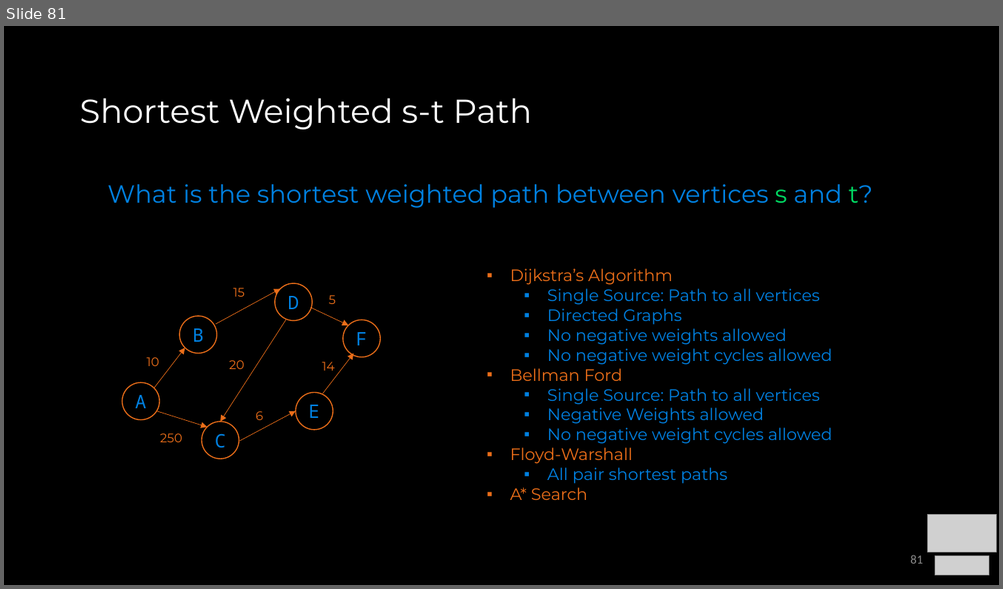
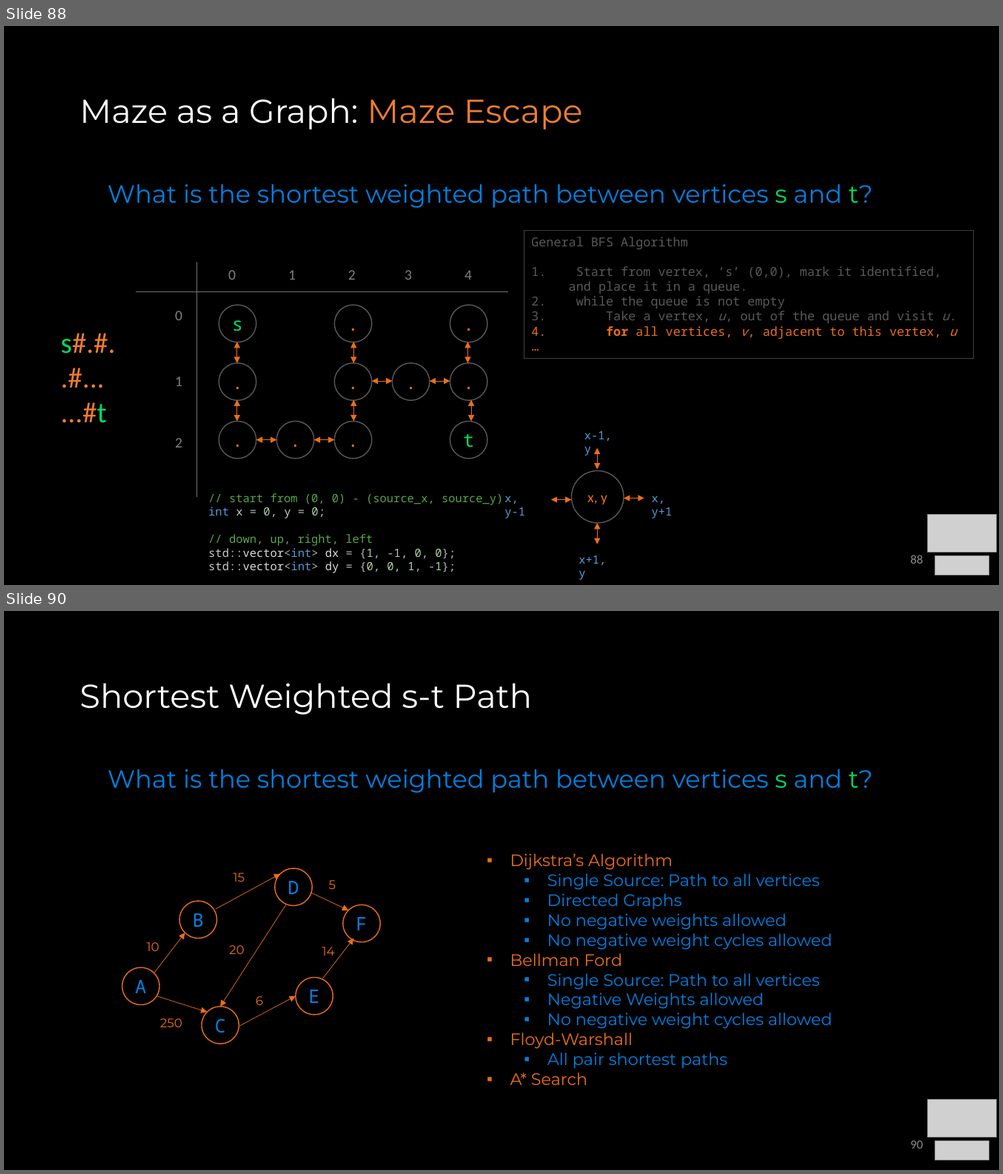
Before and after one commit to COP3530/Instructional-Content, a slide deck: Slides/Slides-PPT/8a - Graph Terminology and Implementation.pptx. Shown one above the other, each under a label of ours: slide 81 before the commit, slides 88 and 90 after it; the slides between them are not shown. The pictures are 1003x589 and 1003x1174 pixels, drawn with LibreOffice and Linux fonts; fonts in the diff are those of the drawing; grey boxes stand for pictures. Boxes give left, top, right and bottom in pixels: in the first picture for what was removed or moved away, otherwise in the second. Text is boxed around its words. In the diff, an @@ line names an element or a change of style, - is before the commit and + after.

Commit message:
graph as a maze scaffold added

```diff
--- a/Slides/Slides-PPT/8a - Graph Terminology and Implementation.pptx
+++ b/Slides/Slides-PPT/8a - Graph Terminology and Implementation.pptx
@@ slide 88 added at <box>4,26,999,585</box>, background #000000 @@
@@ title added at <box>79,98,583,130</box>, 32 pt, text #FFFFFF @@
+Maze as a Graph: Maze Escape
@@ text added at <box>108,184,873,208</box>, 24 pt, text #0081E1 @@
+What is the shortest weighted path between vertices s and t?
@@ rectangle added at <box>524,230,973,359</box>, outline #404040 0.75 pt, 12 pt, text #595959 @@
+General BFS Algorithm
+1. Start from vertex, ‘s’ (0,0), mark it identified, and place it in a queue.
+2. while the queue is not empty
+3. Take a vertex, u, out of the queue and visit u.
+4. for all vertices, v, adjacent to this vertex, u
+…
@@ group added at <box>61,263,509,497</box>: 11 ellipses, 10 double arrows, 3 texts, 2 lines @@
+s#.#.
+.#...
+...#t
+s
+.
+.
+.
+.
+.
+.
+.
+.
+t
+.
+0
+1
+2
+0 1 2 3 4
@@ text added at <box>208,494,503,574</box>, 11 pt, text #57A64A @@
+// start from (0, 0) - (source_x, source_y)
+int x = 0, y = 0;
+// down, up, right, left
+std::vector<int> dx = {1, -1, 0, 0};
+std::vector<int> dy = {0, 0, 1, -1};
@@ picture added at <box>928,514,996,553</box> @@
@@ group added at <box>504,432,672,580</box>: 4 double arrows, 4 texts, 1 ellipse @@
+x, y
+x, y-1
+x, y+1
+x-1, y
+x+1, y
@@ page number added at <box>910,555,922,564</box>, 12 pt, text #8C8C8C @@
+88
@@ picture added at <box>934,557,989,576</box> @@
@@ what was slide 81 is now slide 90 @@
@@ page number at <box>910,1141,922,1149</box>: text changed @@
-81
+90
```
Also in this commit, not shown: 8 other slides added.
